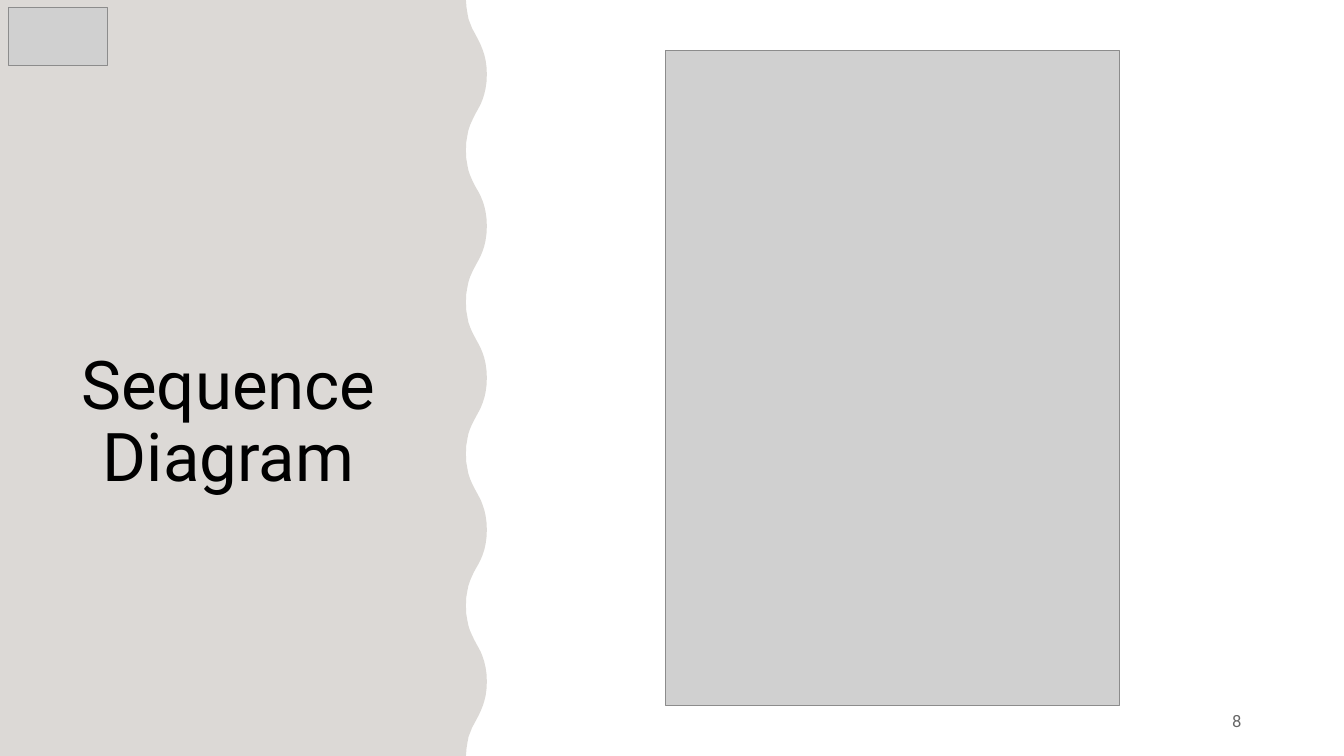
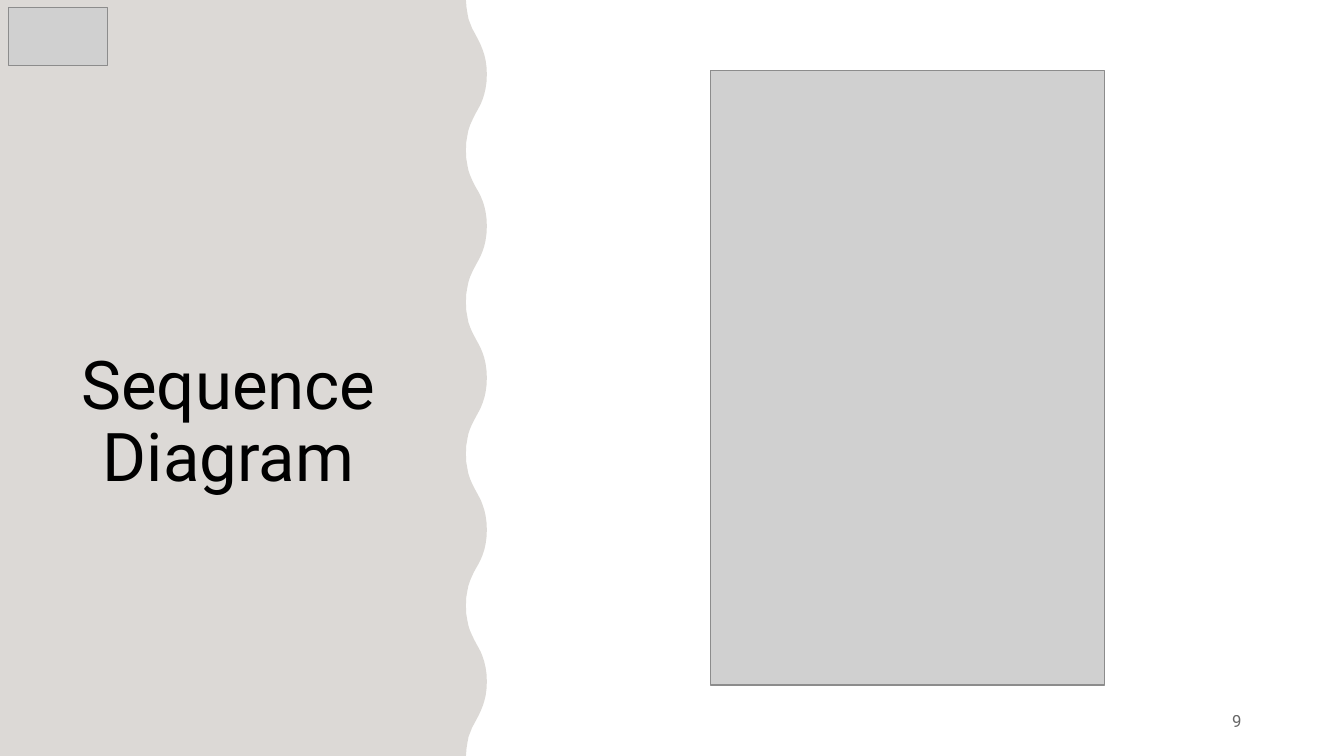
Before and after one commit to JasmeetMatta/Precision-Farming-Bot, a slide deck: slide 9 of Presentation/Final Precision Farming Using Autonomous Vehicle.pptx (slide 8 before the commit). Drawn at 1344x756 pixels with LibreOffice and Linux fonts; fonts in the diff are those of the drawing; grey boxes stand for pictures. Boxes give left, top, right and bottom in pixels: in the first picture for what was removed or moved away, otherwise in the second. Text is boxed around its words. In the diff, an @@ line names an element or a change of style, - is before the commit and + after.

```diff
--- a/Presentation/Final Precision Farming Using Autonomous Vehicle.pptx
+++ b/Presentation/Final Precision Farming Using Autonomous Vehicle.pptx
@@ picture: place and size @@
-picture at (666, 50, 1120, 706)
+picture at (711, 71, 1105, 685)
@@ page number at (1232, 715, 1241, 727): text changed @@
-8
+9
```
Also in this commit, not shown: 11 other slides changed, 1 other file.
